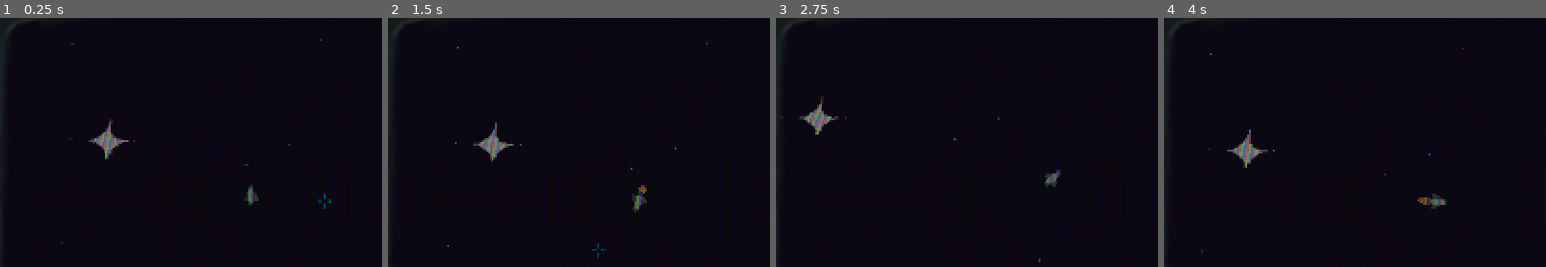
Above: before the commit, frames 1-4 (left to right).
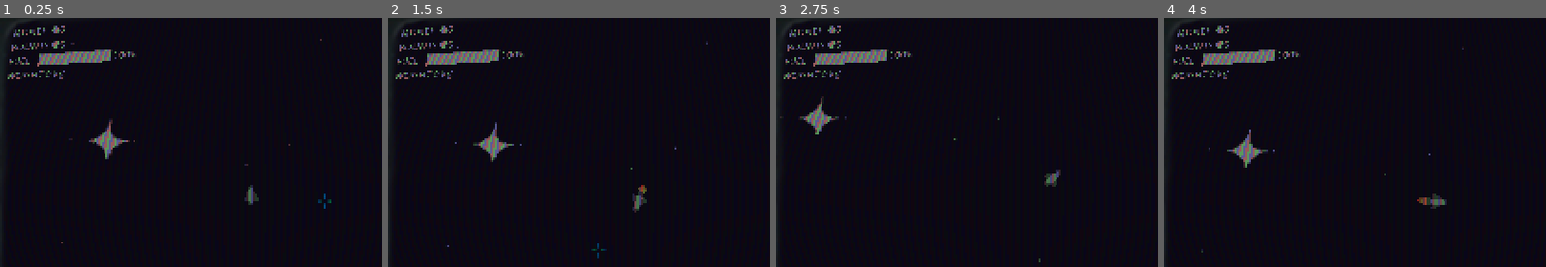
Above: after the commit, the same moments.

Repository: RedNinja17/8bitgamejam2026
Game: Godot game, scene res://scenes/game.tscn
Same seed, same stepped clock (60 frames per second), same inputs: the game is played once before the commit and once after it.
Inputs (mouse positions are % of the whole screen's width and height, from its top left):
- Up to frame 1 (0.25 s): no input
- Up to frame 2 (1.5 s): tap Enter at 0.5 s; move the mouse to (72, 45) at 0.52 s; click (72, 45) at 0.67 s; drag from (30, 55) to (45, 70) at 1.27 s
- Up to frame 3 (2.75 s): move the mouse to (60, 28) at 2.02 s; click (60, 28) at 2.17 s
- Up to frame 4 (4 s): drag from (45, 70) to (20, 35) at 2.77 s; move the mouse to (80, 65) at 3.52 s; click (80, 65) at 3.67 s
The pictures show only the part of the screen within x 8-58%, y 13-63%; the shares and areas given below are measured in that part.

The runs differ from the first frame. In frame 1, 1.6% of the frame differs, in the area x 2-36%, y 3-25%; in frame 2, 1.6%; in frame 3, 1.6%; in frame 4, 1.6%.

Commit message:
added hud

Diff:
--- a/space-game/scenes/game.tscn
+++ b/space-game/scenes/game.tscn
@@ -8,6 +8,7 @@
 [ext_resource type="Texture2D" uid="uid://bmc3cvxyypggw" path="res://assets/sprites/tv.png" id="6_p57ef"]
 [ext_resource type="Script" uid="uid://bjpll2g41xqo7" path="res://scripts/software_cursor.gd" id="6_u5sy4"]
 [ext_resource type="Script" uid="uid://cxmx8vk3m4bvv" path="res://scripts/status_menu.gd" id="7_gee14"]
+[ext_resource type="Script" uid="uid://cd4i686eiqwp2" path="res://scripts/hud.gd" id="8_0tnpc"]
 
 [sub_resource type="ShaderMaterial" id="ShaderMaterial_gee14"]
 shader = ExtResource("4_lbhrr")
@@ -67,6 +68,9 @@
 modulate = Color(1.540184e-06, 0.83245796, 0.8327785, 1)
 script = ExtResource("6_u5sy4")
 
+[node name="HUD" type="CanvasLayer" parent="SubViewportContainer/SubViewport" unique_id=1081647808]
+script = ExtResource("8_0tnpc")
+
 [node name="Sprite2D" type="Sprite2D" parent="." unique_id=520134413]
 texture_filter = 6
 texture = ExtResource("6_p57ef")
--- a/space-game/scripts/game_state.gd
+++ b/space-game/scripts/game_state.gd
@@ -3,6 +3,8 @@
 var money: float = 0.0
 var bounty: float = 0.0
 var market: Market = Market.new()
+var fuel := FuelTank.new()
+var cargo := CargoHold.new()
 
 func add_money(amount: float) -> void:
 	money += amount
--- /dev/null
+++ b/space-game/scripts/hud.gd
@@ -0,0 +1,36 @@
+extends CanvasLayer
+
+var player_ref: Node2D = null
+
+@onready var label: Label = $Readout
+
+func _ready() -> void:
+	if not has_node("Readout"):
+		label = Label.new()
+		label.name = "Readout"
+		label.position = Vector2(60, 50)
+		label.add_theme_color_override("font_color", Color(1, 1, 1))
+		label.add_theme_font_size_override("font_size", 20)
+		add_child(label)
+
+func setup(player: Node2D) -> void:
+	player_ref = player
+
+func _process(_delta: float) -> void:
+	label.text = _build_text()
+
+func _build_text() -> String:
+	return "MONEY  ₴%.0f\nBOUNTY ₴%.0f\nFUEL   %s %d%%\nWEIGHT %.0f kg" % [
+		GameState.money,
+		GameState.bounty,
+		_bar(GameState.fuel.fraction(), 10),
+		int(GameState.fuel.fraction() * 100),
+		GameState.cargo.current_weight(),
+	]
+
+func _bar(frac: float, segments: int) -> String:
+	var filled := int(round(clampf(frac, 0.0, 1.0) * segments))
+	var s := ""
+	for i in range(segments):
+		s += "█" if i < filled else "░"
+	return s
--- a/space-game/scripts/player.gd
+++ b/space-game/scripts/player.gd
@@ -19,6 +19,15 @@
 func add_inventory(reward: String):
 	inventory.append(reward)
 	print("Asteriod collected")
+
+var fuel = GameState.fuel
+var cargo = GameState.cargo
+
+func get_fuel_fraction() -> float:
+	return fuel.fraction()
+
+func get_cargo_weight() -> float:
+	return cargo.current_weight()
 
 func remove_from_inventory(entry: String) -> void:
 	inventory.erase(entry)
Not shown, added: space-game/scripts/hud.gd.uid
